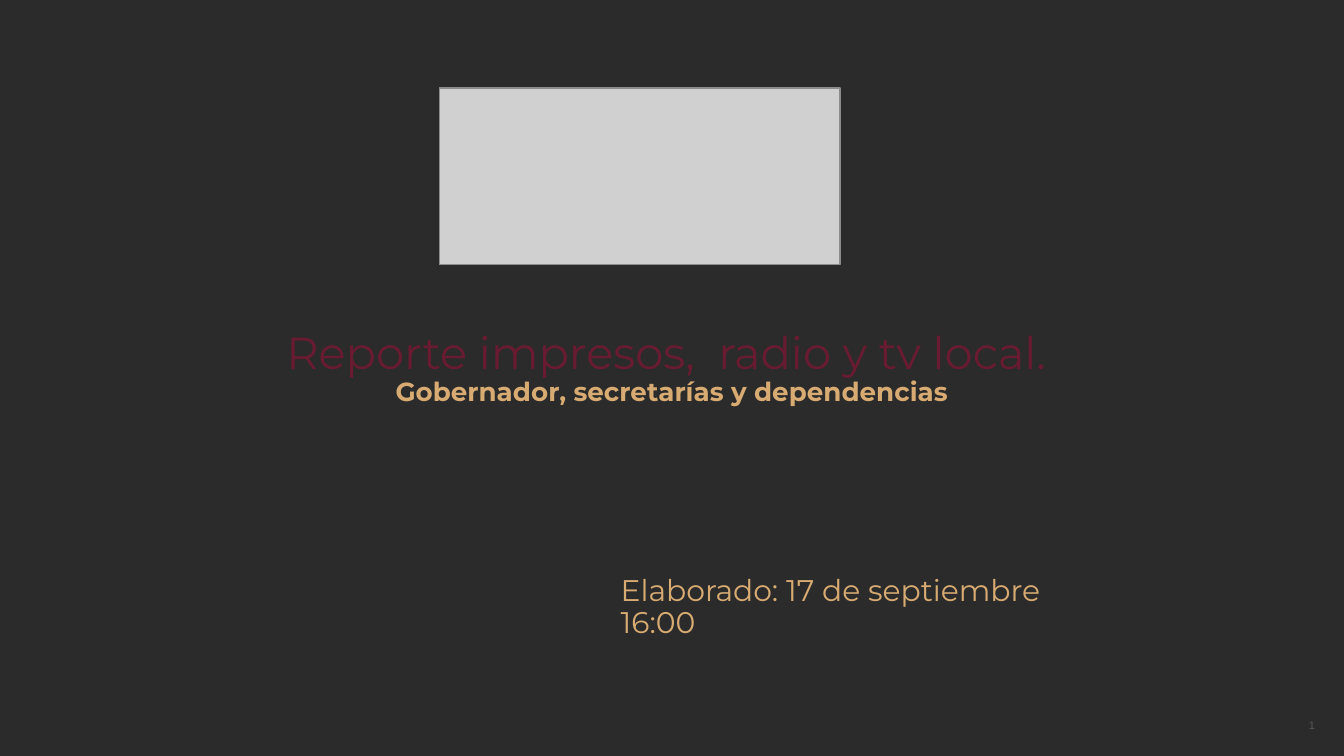
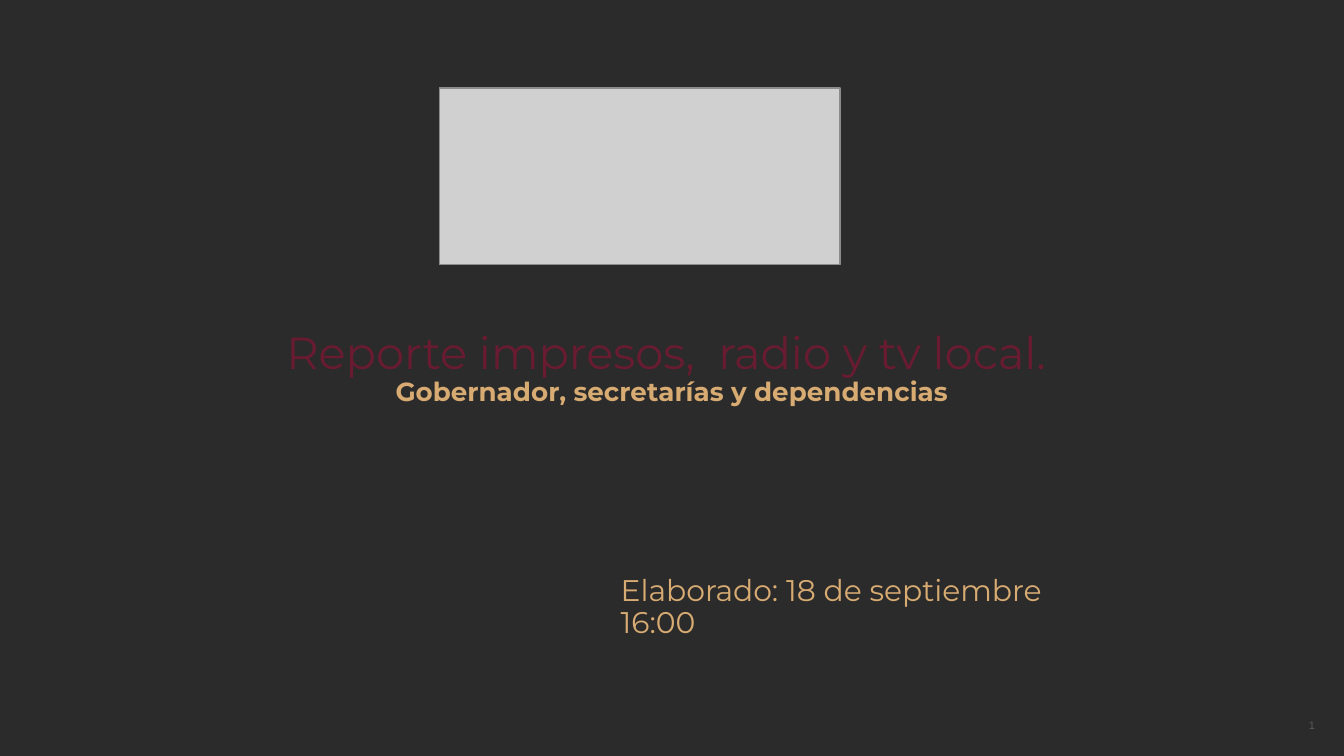
Before and after one commit to thelonious9/Reporteportadas, a slide deck: slide 1 of Reporte 180926.pptx. Drawn at 1344x756 pixels with LibreOffice and Linux fonts; fonts in the diff are those of the drawing; grey boxes stand for pictures; background and template pictures are left out; a plain dark background stands for a picture behind light text. Boxes give left, top, right and bottom in pixels: in the first picture for what was removed or moved away, otherwise in the second. Text is boxed around its words. In the diff, an @@ line names an element or a change of style, - is before the commit and + after.

```diff
--- a/Reporte 180926.pptx
+++ b/Reporte 180926.pptx
@@ text at <box>621,579,1042,607</box>: text changed @@
-Elaborado: 17 de septiembre
+Elaborado: 18 de septiembre
```
Also in this commit, not shown: 8 other slides changed.
